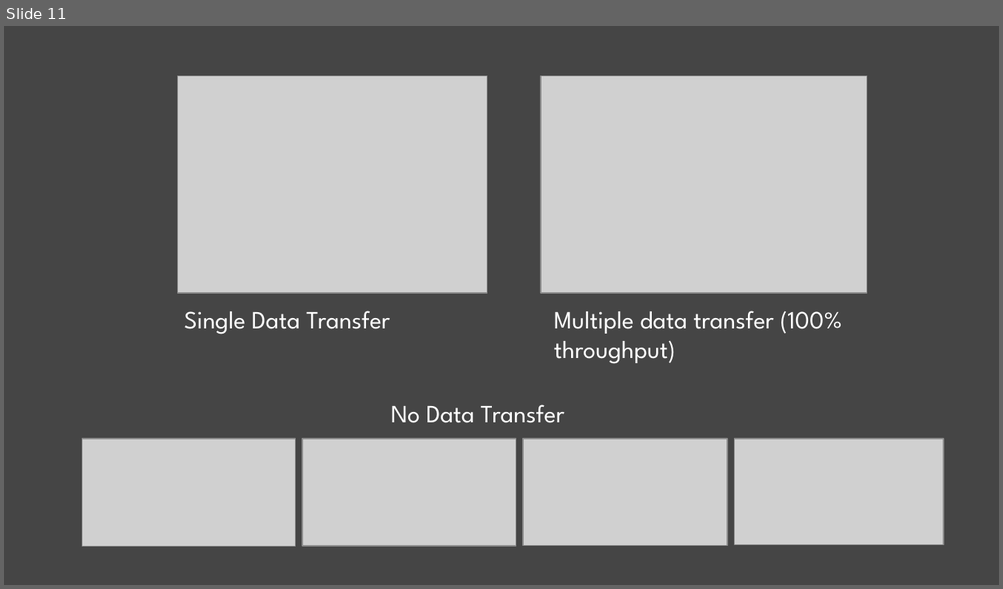
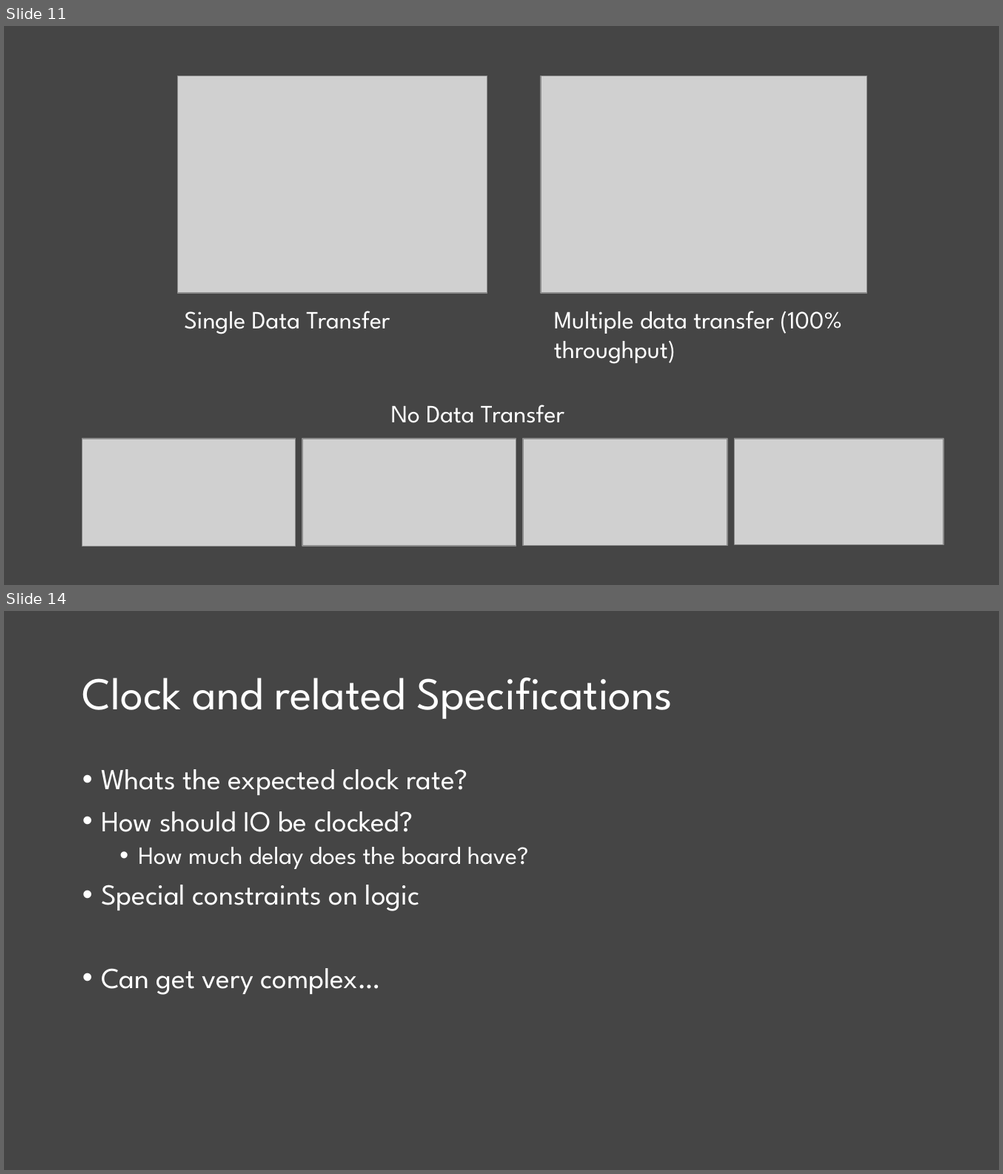
Before and after one commit to tinyvision-ai-inc/Hands-on-FPGA-class, a slide deck: Slides/Hands_on_with_FPGA's_Module_6.pptx. Shown one above the other, each under a label of ours: slide 11 before the commit, slides 11 and 14 after it; the slides between them are not shown. The pictures are 1003x589 and 1003x1174 pixels, drawn with LibreOffice and Linux fonts; fonts in the diff are those of the drawing; grey boxes stand for pictures. Boxes give left, top, right and bottom in pixels: in the first picture for what was removed or moved away, otherwise in the second. Text is boxed around its words. In the diff, an @@ line names an element or a change of style, - is before the commit and + after.

Commit message:
Added FPGA specific stuff

```diff
--- a/Slides/Hands_on_with_FPGA's_Module_6.pptx
+++ b/Slides/Hands_on_with_FPGA's_Module_6.pptx
@@ slide 14 added at <box>4,611,999,1170</box>, background #454545 @@
@@ title added at <box>82,678,673,719</box>, 33 pt, text #FFFFFF @@
+Clock and related Specifications
@@ text added at <box>101,769,529,995</box>, 21 pt, text #FFFFFF @@
+• Whats the expected clock rate?
+• How should IO be clocked?
+  • How much delay does the board have?
+• Special constraints on logic
+• Can get very complex…
```
Also in this commit, not shown: 2 slides changed, 1 other slide added, 1 slide removed, 3 other files.
